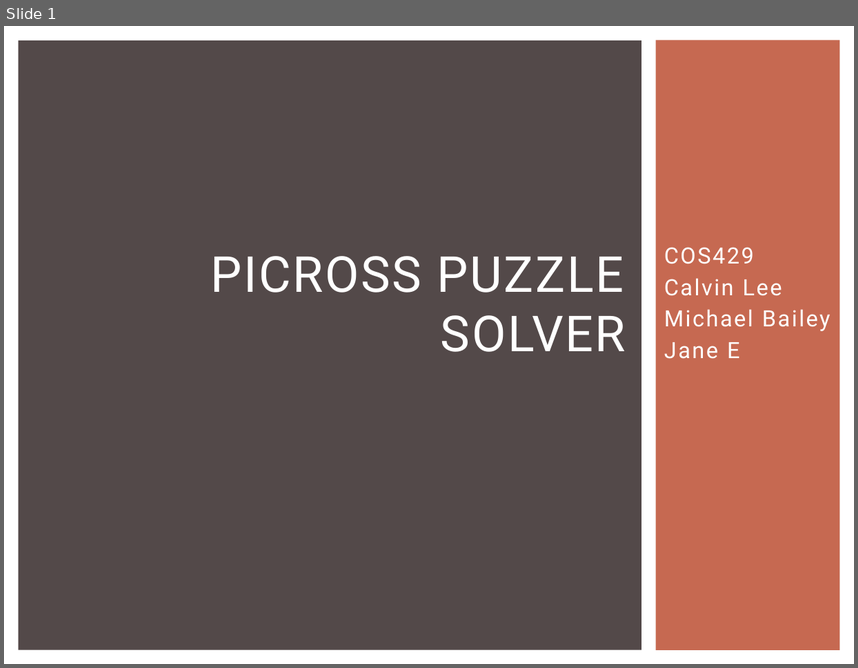
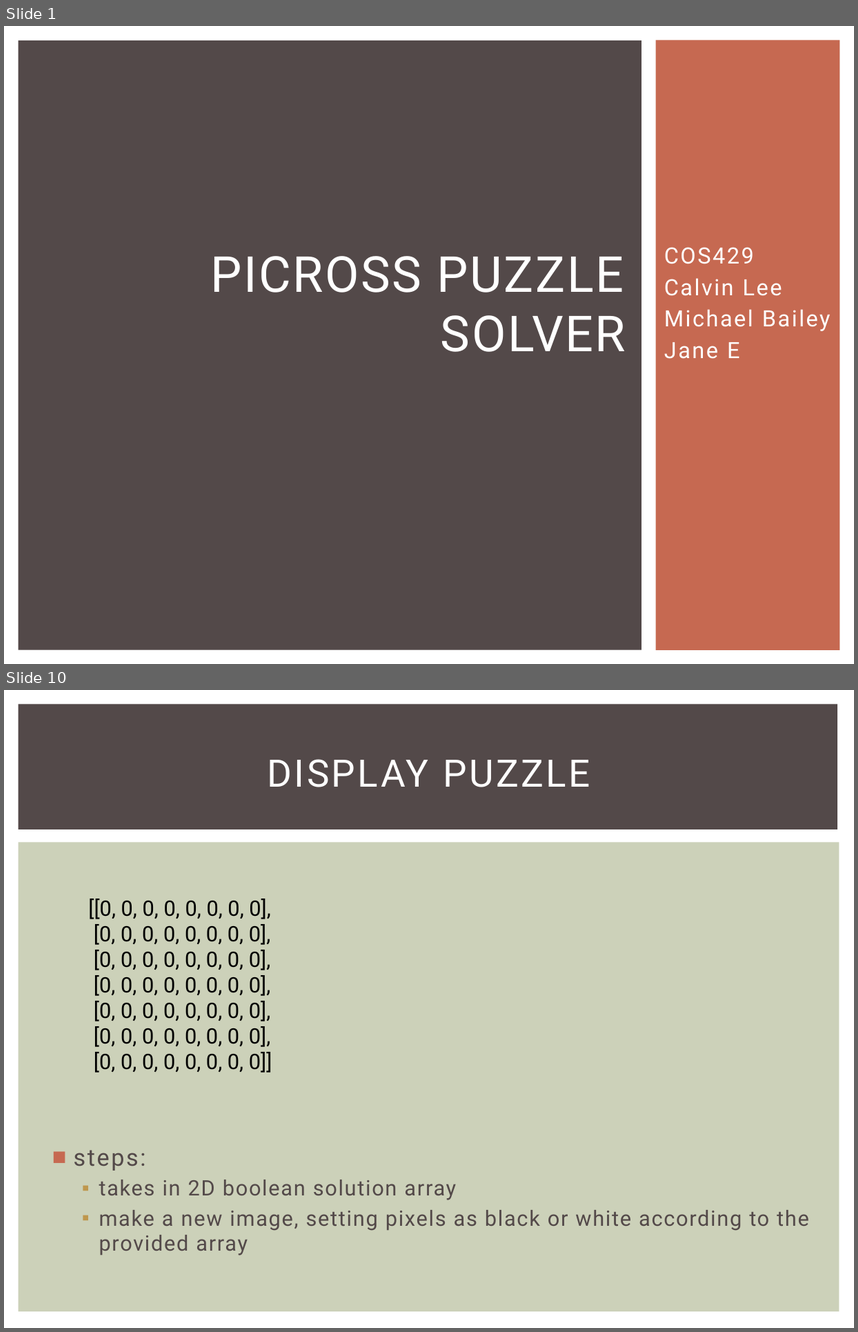
Before and after one commit to Calvin-Michael-Jane/Picross-Vision-Solver, a slide deck: COS429FinalProject.pptx. Shown one above the other, each under a label of ours: slide 1 before the commit, slides 1 and 10 after it; the slides between them are not shown. The pictures are 858x668 and 858x1332 pixels, drawn with LibreOffice and Linux fonts; fonts in the diff are those of the drawing. Boxes give left, top, right and bottom in pixels: in the first picture for what was removed or moved away, otherwise in the second. Text is boxed around its words. In the diff, an @@ line names an element or a change of style, - is before the commit and + after.

```diff
--- a/COS429FinalProject.pptx
+++ b/COS429FinalProject.pptx
@@ slide 10 added at (4,690,854,1328), background #FFFFFF @@
@@ rectangle added at (18,704,838,829), fill #534949 @@
@@ title added at (267,759,590,787), 32 pt, text #FFFFFF @@
+DISPLAY PUZZLE
@@ rectangle added at (18,842,840,1312), fill #CCD1B9 @@
@@ text added at (88,898,272,1072), 18 pt, text #000000 @@
+[[0, 0, 0, 0, 0, 0, 0, 0],
+[0, 0, 0, 0, 0, 0, 0, 0],
+[0, 0, 0, 0, 0, 0, 0, 0],
+[0, 0, 0, 0, 0, 0, 0, 0],
+[0, 0, 0, 0, 0, 0, 0, 0],
+[0, 0, 0, 0, 0, 0, 0, 0],
+[0, 0, 0, 0, 0, 0, 0, 0]]
@@ text added at (74,1150,809,1255), 18 pt, text #534949 @@
+■ steps:
+  ▪ takes in 2D boolean solution array
+  ▪ make a new image, setting pixels as black or white according to the provided array
```
Also in this commit, not shown: 4 slides changed, 4 other slides added, 5 slides removed, 16 other files.
